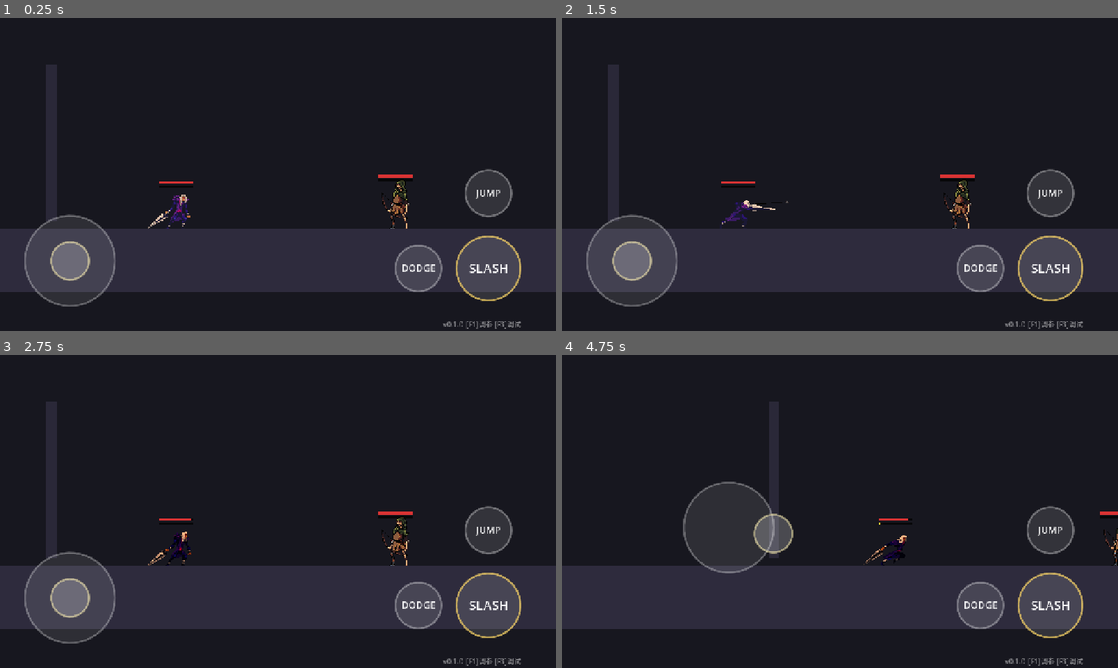
Above: before the commit, frames 1-4 (two rows, left to right).
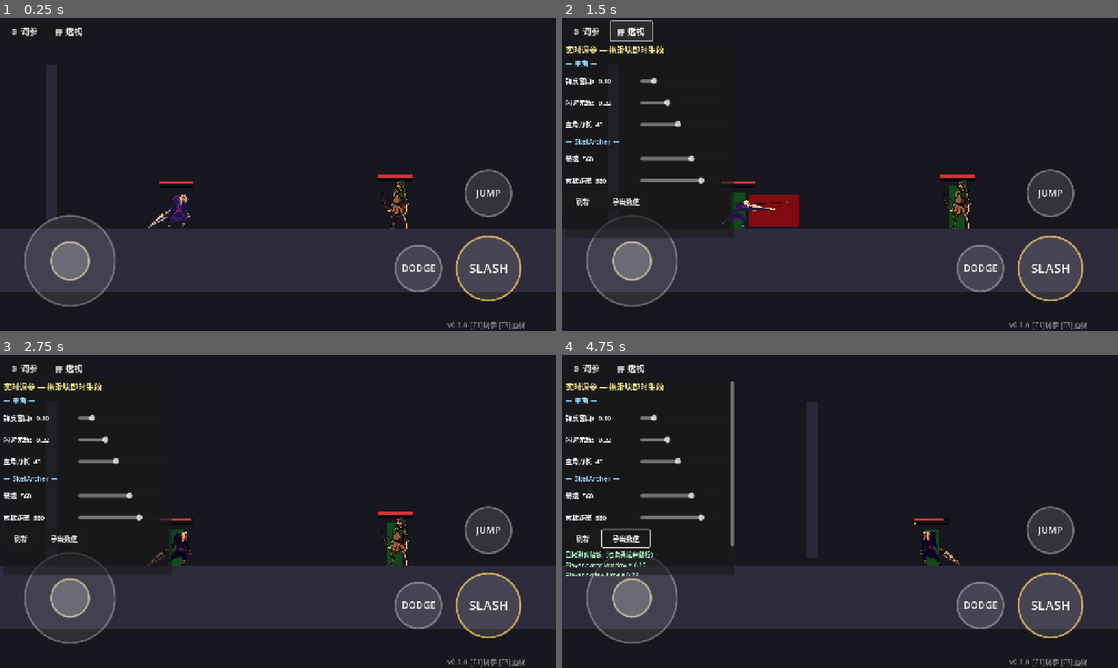
Above: after the commit, the same moments.

Repository: CyberpunkPsychosis/ai-game-engine
Game: Godot game, scene res://scenes/main.tscn
Same seed, same stepped clock (60 frames per second), same inputs: the game is played once before the commit and once after it.
Inputs (mouse positions are in pixels of both pictures, inside the frame that each line leads up to):
- Up to frame 1 (0.25 s): no input
- Up to frame 2 (1.5 s): click (584, 30) at 0.5 s, where only the run after the commit has a clickable "⚙ 调参"; click (628, 30) at 1.25 s, where only the run after the commit has a clickable "▦ 透视"
- Up to frame 3 (2.75 s): click (22, 539) at 2 s, where only the run after the commit has a clickable "刷新"
- Up to frame 4 (4.75 s): click (623, 539) at 2.75 s, where only the run after the commit has a clickable "导出数值"; tap Enter at 3.5 s; drag from (840, 511) to (739, 545) at 3.52 s; drag from (728, 527) to (878, 549) at 4.27 s

The runs differ from the first frame. In frame 1, 0.4% of the frame differs, in the area x 2-95%, y 3-100%; in frame 2, 3.7%; in frame 3, 2.7%; in frame 4, 8.7%, in the area x 0-100%, y 3-100%.

Commit message:
加实时调参工具:⚙面板拖滑块即时改主角/当前怪手感(来源各对象tunables()),▦透视画出所有受击框/攻击框+怪的出手/保持距离+矛判定框预览,导出数值到剪贴板;矛骷髅/弓骷髅/主角参数改为可调var

Diff:
--- a/scripts/autoload/dev_tools.gd
+++ b/scripts/autoload/dev_tools.gd
@@ -1,134 +1,219 @@
 extends Node
-## 开发者工具：调试信息 overlay(F3) + 运行时手感调参面板(F1) + 版本水印。
-## autoload 名: DevTools。每个场景自动可用，按 F1/F3 切换。
-
-# 可在运行时拖动的手感参数（属性名 / 最小 / 最大 / 步进）
-const TUNABLES := [
-	{"prop": "max_speed", "min": 50.0, "max": 700.0, "step": 5.0},
-	{"prop": "acceleration", "min": 200.0, "max": 6000.0, "step": 50.0},
-	{"prop": "friction", "min": 200.0, "max": 6000.0, "step": 50.0},
-	{"prop": "air_acceleration", "min": 200.0, "max": 5000.0, "step": 50.0},
-	{"prop": "jump_velocity", "min": -1400.0, "max": -200.0, "step": 10.0},
-	{"prop": "gravity", "min": 400.0, "max": 5000.0, "step": 50.0},
-	{"prop": "fall_gravity_mult", "min": 1.0, "max": 3.0, "step": 0.05},
-	{"prop": "jump_cut_mult", "min": 0.0, "max": 1.0, "step": 0.05},
-	{"prop": "coyote_time", "min": 0.0, "max": 0.3, "step": 0.01},
-	{"prop": "jump_buffer_time", "min": 0.0, "max": 0.3, "step": 0.01},
-]
+## 实时调参工具（autoload: DevTools）。
+##  · ⚙ 面板：拖滑块实时改主角/当前怪的手感数值（来源 = 各对象的 tunables()）。
+##  · ▦ 透视：画出所有受击框/攻击框 + 怪的出手/保持距离 + 矛判定框预览。
+##  · 导出：把当前数值拷到剪贴板 + 显示出来，方便记下/发我。
+##  · 键盘 F1 开面板 / F3 开透视；手机用左上角两个按钮。
 
 var _layer: CanvasLayer
-var _debug_label: Label
 var _panel: PanelContainer
-var _panel_built := false
-var _value_labels := {}
+var _rows: Array = []          # [{obj, name, slider, vlabel, step}]
+var _readout: Label
+var _debug_on := false
+var _ui_enabled := false
 
 func _ready() -> void:
 	process_mode = Node.PROCESS_MODE_ALWAYS
 	_layer = CanvasLayer.new()
-	_layer.layer = 100
+	_layer.layer = 200
 	add_child(_layer)
 
-	# 调试信息（左上）
-	_debug_label = Label.new()
-	_debug_label.position = Vector2(12, 70)
-	_debug_label.add_theme_color_override("font_color", Color(0.6, 1.0, 0.7))
-	_debug_label.visible = false
-	_layer.add_child(_debug_label)
-
-	# 版本水印（右下，常驻）
+	var args := OS.get_cmdline_user_args()
+	_ui_enabled = OS.has_feature("web") or DisplayServer.is_touchscreen_available() or ("--tune" in args)
+
+	# 版本水印（右下）
 	var ver := Label.new()
-	ver.text = "v%s  [F1]调参 [F3]调试" % ProjectSettings.get_setting("application/config/version", "0.0.0")
+	ver.text = "v%s  [F1]调参 [F3]透视" % ProjectSettings.get_setting("application/config/version", "0.0.0")
 	ver.add_theme_color_override("font_color", Color(1, 1, 1, 0.45))
-	ver.anchor_left = 1.0
-	ver.anchor_top = 1.0
-	ver.anchor_right = 1.0
-	ver.anchor_bottom = 1.0
-	ver.offset_left = -260
-	ver.offset_top = -28
+	ver.set_anchors_preset(Control.PRESET_BOTTOM_RIGHT)
+	ver.offset_left = -250
+	ver.offset_top = -26
 	ver.mouse_filter = Control.MOUSE_FILTER_IGNORE
 	_layer.add_child(ver)
 
+	if _ui_enabled:
+		_make_corner_buttons()
+	if "--tune" in args:
+		_auto_open()      # 预览/截图用：自动开面板+透视
+
+func _auto_open() -> void:
+	await get_tree().create_timer(0.4).timeout
+	if _panel == null:
+		_build_panel()
+	if not _debug_on:
+		_toggle_debug()
+
+func _make_corner_buttons() -> void:
+	var gear := Button.new()
+	gear.text = "⚙ 调参"
+	gear.position = Vector2(8, 8)
+	gear.custom_minimum_size = Vector2(96, 44)
+	gear.add_theme_font_size_override("font_size", 20)
+	gear.pressed.connect(_toggle_panel)
+	_layer.add_child(gear)
+
+	var boxes := Button.new()
+	boxes.text = "▦ 透视"
+	boxes.position = Vector2(112, 8)
+	boxes.custom_minimum_size = Vector2(96, 44)
+	boxes.add_theme_font_size_override("font_size", 20)
+	boxes.pressed.connect(_toggle_debug)
+	_layer.add_child(boxes)
+
 func _input(event: InputEvent) -> void:
 	if event is InputEventKey and event.pressed and not event.echo:
-		if event.keycode == KEY_F3:
-			_debug_label.visible = not _debug_label.visible
-		elif event.keycode == KEY_F1:
+		if event.keycode == KEY_F1:
 			_toggle_panel()
+		elif event.keycode == KEY_F3:
+			_toggle_debug()
 
 func _process(_delta: float) -> void:
-	if not _debug_label.visible:
+	# 透视开着时，持续把 _dbg 铺到所有角色（新出的怪也覆盖到）
+	if _debug_on:
+		for a in _all_actors():
+			a._dbg = true
+
+func _all_actors() -> Array:
+	var out: Array = []
+	var p := get_tree().get_first_node_in_group("player")
+	if p:
+		out.append(p)
+	for e in get_tree().get_nodes_in_group("enemy"):
+		if is_instance_valid(e):
+			out.append(e)
+	return out
+
+func _toggle_debug() -> void:
+	_debug_on = not _debug_on
+	for a in _all_actors():
+		if "_dbg" in a:
+			a._dbg = _debug_on
+			a.queue_redraw()
+
+# ---------------------------------------------------------------- 面板
+func _current_enemy() -> Node:
+	for e in get_tree().get_nodes_in_group("enemy"):
+		if is_instance_valid(e) and e.get("hp") != null and e.hp > 0.0:
+			return e
+	return null
+
+func _toggle_panel() -> void:
+	if _panel and is_instance_valid(_panel):
+		_panel.queue_free()
+		_panel = null
+		_rows.clear()
 		return
-	var lines := ["FPS: %d" % Engine.get_frames_per_second()]
-	var p := _get_player()
-	if p is CharacterBody2D:
-		lines.append("pos: (%d, %d)" % [p.global_position.x, p.global_position.y])
-		lines.append("vel: (%d, %d)" % [p.velocity.x, p.velocity.y])
-		lines.append("on_floor: %s" % str(p.is_on_floor()))
-	lines.append("paused: %s" % str(get_tree().paused))
-	_debug_label.text = "\n".join(lines)
-
-func _get_player() -> Node:
-	return get_tree().get_first_node_in_group("player")
-
-func _toggle_panel() -> void:
-	if not _panel_built:
-		_build_panel()
-	if _panel:
-		_panel.visible = not _panel.visible
-		_refresh_panel_values()
+	_build_panel()
 
 func _build_panel() -> void:
-	var p := _get_player()
-	if p == null:
-		return
 	_panel = PanelContainer.new()
-	_panel.anchor_left = 1.0
-	_panel.anchor_right = 1.0
-	_panel.offset_left = -340
-	_panel.offset_top = 12
-	_panel.offset_right = -12
+	_panel.position = Vector2(8, 60)
+	_panel.custom_minimum_size = Vector2(388, 0)
+	var sc := ScrollContainer.new()
+	sc.custom_minimum_size = Vector2(388, _viewport_h() * 0.62)
+	_panel.add_child(sc)
 	var vbox := VBoxContainer.new()
-	_panel.add_child(vbox)
-	var title := Label.new()
-	title.text = "手感调参 (F1)"
-	vbox.add_child(title)
-
-	for entry in TUNABLES:
-		var prop: String = entry["prop"]
-		if not (prop in p):
+	vbox.add_theme_constant_override("separation", 6)
+	sc.add_child(vbox)
+	_rows.clear()
+
+	_add_title(vbox, "实时调参 — 拖滑块即时生效")
+
+	var pl := get_tree().get_first_node_in_group("player")
+	if pl and pl.has_method("tunables"):
+		_add_section(vbox, "主角", pl)
+
+	var en := _current_enemy()
+	if en and en.has_method("tunables"):
+		_add_section(vbox, _name_of(en), en)
+	else:
+		_add_title(vbox, "(当前没有可调的怪，先让一个怪出场再开)")
+
+	# 操作行
+	var ops := HBoxContainer.new()
+	var refresh := Button.new()
+	refresh.text = "刷新"
+	refresh.custom_minimum_size = Vector2(80, 40)
+	refresh.pressed.connect(func(): _toggle_panel(); _toggle_panel())
+	ops.add_child(refresh)
+	var exp := Button.new()
+	exp.text = "导出数值"
+	exp.custom_minimum_size = Vector2(110, 40)
+	exp.pressed.connect(_export_values)
+	ops.add_child(exp)
+	vbox.add_child(ops)
+
+	_readout = Label.new()
+	_readout.add_theme_font_size_override("font_size", 14)
+	_readout.add_theme_color_override("font_color", Color(0.7, 1.0, 0.8))
+	_readout.autowrap_mode = TextServer.AUTOWRAP_WORD_SMART
+	_readout.custom_minimum_size = Vector2(370, 0)
+	vbox.add_child(_readout)
+
+	_layer.add_child(_panel)
+
+func _add_title(vbox: VBoxContainer, text: String) -> void:
+	var l := Label.new()
+	l.text = text
+	l.add_theme_font_size_override("font_size", 18)
+	l.add_theme_color_override("font_color", Color(1, 0.95, 0.6))
+	vbox.add_child(l)
+
+func _add_section(vbox: VBoxContainer, header: String, obj: Object) -> void:
+	var h := Label.new()
+	h.text = "— %s —" % header
+	h.add_theme_font_size_override("font_size", 16)
+	h.add_theme_color_override("font_color", Color(0.6, 0.85, 1.0))
+	vbox.add_child(h)
+	for entry in obj.call("tunables"):
+		_add_slider(vbox, obj, entry)
+
+func _add_slider(vbox: VBoxContainer, obj: Object, entry: Dictionary) -> void:
+	var prop: String = entry["name"]
+	var step: float = float(entry.get("step", 1.0))
+	var row := HBoxContainer.new()
+	var lbl := Label.new()
+	var cur: float = float(obj.get(prop))
+	lbl.text = "%s  %s" % [entry.get("label", prop), _fmt(cur, step)]
+	lbl.add_theme_font_size_override("font_size", 15)
+	lbl.custom_minimum_size = Vector2(168, 0)
+	row.add_child(lbl)
+	var s := HSlider.new()
+	s.min_value = float(entry["min"])
+	s.max_value = float(entry["max"])
+	s.step = step
+	s.value = cur
+	s.custom_minimum_size = Vector2(200, 44)
+	s.size_flags_horizontal = Control.SIZE_EXPAND_FILL
+	row.add_child(s)
+	vbox.add_child(row)
+	var label_text: String = entry.get("label", prop)
+	s.value_changed.connect(func(v: float):
+		obj.set(prop, v)
+		lbl.text = "%s  %s" % [label_text, _fmt(v, step)])
+	_rows.append({"obj": obj, "name": prop, "label": label_text, "step": step})
+
+func _export_values() -> void:
+	var lines: Array = []
+	for r in _rows:
+		if not is_instance_valid(r["obj"]):
 			continue
-		var row := HBoxContainer.new()
-		var name_label := Label.new()
-		name_label.text = prop
-		name_label.custom_minimum_size = Vector2(150, 0)
-		row.add_child(name_label)
-		var slider := HSlider.new()
-		slider.min_value = entry["min"]
-		slider.max_value = entry["max"]
-		slider.step = entry["step"]
-		slider.value = p.get(prop)
-		slider.custom_minimum_size = Vector2(110, 0)
-		row.add_child(slider)
-		var val_label := Label.new()
-		val_label.text = str(p.get(prop))
-		val_label.custom_minimum_size = Vector2(50, 0)
-		row.add_child(val_label)
-		_value_labels[prop] = val_label
-		slider.value_changed.connect(_on_slider_changed.bind(prop, val_label))
-		vbox.add_child(row)
-
-	_layer.add_child(_panel)
-	_panel_built = true
-
-func _on_slider_changed(value: float, prop: String, val_label: Label) -> void:
-	var p := _get_player()
-	if p != null:
-		p.set(prop, value)
-	val_label.text = "%.2f" % value
-
-func _refresh_panel_values() -> void:
-	var p := _get_player()
-	if p == null:
-		return
-	for prop in _value_labels.keys():
-		_value_labels[prop].text = "%.2f" % float(p.get(prop))
+		lines.append("%s.%s = %s" % [_name_of(r["obj"]), r["name"], _fmt(float(r["obj"].get(r["name"])), r["step"])])
+	var text := "\n".join(lines)
+	DisplayServer.clipboard_set(text)
+	if _readout:
+		_readout.text = "已拷到剪贴板（也发我这串就行）:\n" + text
+
+func _name_of(o: Object) -> String:
+	var scr: Variant = o.get_script()
+	if scr is Script:
+		var n: String = (scr as Script).get_global_name()
+		if n != "":
+			return n
+	return "obj"
+
+func _fmt(v: float, step: float) -> String:
+	return ("%.2f" % v) if step < 1.0 else str(int(round(v)))
+
+func _viewport_h() -> float:
+	return get_viewport().get_visible_rect().size.y
--- a/scripts/player.gd
+++ b/scripts/player.gd
@@ -36,6 +36,13 @@
 	attack_active_to = 3
 	add_to_group("player")
 
+func tunables() -> Array:
+	return [
+		{"name": "parry_window", "label": "弹反窗口s", "min": 0.04, "max": 0.5,  "step": 0.01},
+		{"name": "dodge_time",   "label": "闪避无敌s", "min": 0.1,  "max": 0.5,  "step": 0.01},
+		{"name": "attack_reach", "label": "主角刀长",  "min": 20.0, "max": 80.0, "step": 1.0},
+	]
+
 func _gather_intent(_delta: float) -> void:
 	move_dir = Input.get_axis("move_left", "move_right")
 	want_jump = Input.is_action_just_pressed("jump")
--- a/scripts/skel_archer.gd
+++ b/scripts/skel_archer.gd
@@ -11,9 +11,16 @@
 const SHOOT_MAX := 340.0    # 进入此距离开始射
 const BOW_Y := -48.0        # 弓口高度（相对脚底）
 
+var arrow_speed := 560.0   # 箭速(可调)
 var _shot_fired := false
 var _hopping := false
 var _hop_cd := 0.0
+
+func tunables() -> Array:
+	return [
+		{"name": "arrow_speed", "label": "箭速",     "min": 200.0, "max": 800.0, "step": 10.0},
+		{"name": "aggro_range", "label": "索敌距离", "min": 200.0, "max": 700.0, "step": 10.0},
+	]
 
 func _setup() -> void:
 	team = 1
@@ -127,7 +134,7 @@
 	if pl:
 		target = pl.global_position + Vector2(0.0, -30.0)               # 瞄准玩家躯干
 	var a := Arrow.new()
-	a.setup(target - from, 560.0)   # 箭提速(330->560)，更利落
+	a.setup(target - from, arrow_speed)
 	var scene := get_tree().current_scene
 	if scene:
 		scene.add_child(a)
--- a/scripts/skel_spearman.gd
+++ b/scripts/skel_spearman.gd
@@ -1,39 +1,36 @@
 extends Enemy
 class_name SkelSpearman
-## 长矛骷髅（新机制 · 弹反拼刀进阶）：
-##  · 出矛前有「预警」读招点（黄闪）。
-##  · 单刺：可弹反；打完有「停顿」(惩罚窗口)。弹反成功 → 怪硬直，且激怒。
-##  · 激怒后下一次变「连续三刺」：想全躲只能闪避；格挡只挡当下那一刺，后面照刺；
-##    手稳可连按三次全挡。三刺有霸体——被弹不硬直、不涨架势。放完同样进「停顿」。
+## 长矛骷髅（弹反拼刀进阶）：
+##  · 出矛前有「预警」(持矛后拉+染色)。单刺可弹反，打完有「停顿」(惩罚窗口)。
+##  · 弹反单刺成功 → 怪硬直且激怒 → 下一次「连续三刺」(霸体：弹不打断/不破防；
+##    想全躲只能闪避，或连按三次弹)。三刺放完同样进停顿。
+## 所有手感数值是 var（可被调参工具实时拖动）。
 
 const A := "res://art/spearman/"
 
 # 状态机
-const ST_IDLE := 0      # 站位
-const ST_TELE := 1      # 出矛预警(读招点)
-const ST_THRUST := 2    # 刺击中 / 等动画收尾(连段在此推进)
-const ST_PAUSE := 3     # 收招停顿 = 惩罚窗口
+const ST_IDLE := 0
+const ST_TELE := 1
+const ST_THRUST := 2
+const ST_PAUSE := 3
 
-const STRIKE := 58.0    # 只在矛真够得到的距离才出手(矛尖≈52，别从够不到的地方乱戳)
-const KEEP := 36.0      # 近于此 → 后撤拉开(怕贴身)
-const TELE_T := 0.8     # 单刺预警时长(持矛后拉摆明了再刺)
-const TELE_COMBO_T := 0.62  # 三连预警时长
-const PAUSE_T := 1.2    # 收招停顿(给你打的窗口)
-const GAP_T := 0.16     # 三连里两刺之间的间隔
-
-# 一记突刺：攻击框贴着"真正扎出来的矛"(矛尖≈+52，框前沿+60，留一点容错好弹反)
-const THRUST := {
-	"anim": "attack", "reach": 35.0, "size": Vector2(50, 22), "from": 2, "to": 3,
-	"dmg": 11.0, "posture": 16.0,
-}
+# ── 可调参数(调参工具拖动) ──
+var strike_range := 58.0    # 只在矛够得到的距离才出手
+var keep_range := 36.0      # 近于此 → 后撤(怕贴身)
+var thrust_reach := 35.0    # 矛判定框前伸(矛尖≈52)
+var thrust_width := 50.0    # 矛判定框长度
+var tele_dur := 0.8         # 单刺预警时长
+var tele_combo_dur := 0.62  # 三连预警时长
+var pause_dur := 1.2        # 收招停顿(惩罚窗口)
+var gap_dur := 0.16         # 三连里两刺间隔
 
 var _st := ST_IDLE
 var _tele_t := 0.0
 var _pause_t := 0.0
 var _gap_t := 0.0
-var _pending := 0          # 当前这次出手还剩几刺(单刺=1，三连=3)
-var _in_combo := false     # 正在三连(霸体：弹反不打断/不涨架势)
-var _enrage := false       # 弹反过单刺 → 下次出三连
+var _pending := 0
+var _in_combo := false
+var _enrage := false
 
 func _setup() -> void:
 	team = 1
@@ -55,6 +52,19 @@
 		}, CELL)
 	add_to_group("enemy")
 
+# 调参工具读这个：每项 = 一个可拖动的属性
+func tunables() -> Array:
+	return [
+		{"name": "strike_range",  "label": "出手距离",   "min": 30.0, "max": 140.0, "step": 1.0},
+		{"name": "keep_range",    "label": "保持距离",   "min": 0.0,  "max": 80.0,  "step": 1.0},
+		{"name": "thrust_reach",  "label": "矛框前伸",   "min": 10.0, "max": 90.0,  "step": 1.0},
+		{"name": "thrust_width",  "label": "矛框长度",   "min": 20.0, "max": 120.0, "step": 1.0},
+		{"name": "tele_dur",      "label": "单刺预警s",  "min": 0.2,  "max": 1.5,   "step": 0.02},
+		{"name": "tele_combo_dur","label": "三连预警s",  "min": 0.2,  "max": 1.5,   "step": 0.02},
+		{"name": "pause_dur",     "label": "收招停顿s",  "min": 0.3,  "max": 2.5,   "step": 0.05},
+		{"name": "gap_dur",       "label": "三连间隔s",  "min": 0.05, "max": 0.5,   "step": 0.01},
+	]
+
 func _gather_intent(delta: float) -> void:
 	if _base_speed < 0.0:
 		_base_speed = speed
@@ -70,35 +80,33 @@
 	var dist := absf(dx)
 
 	if attacking:
-		return                       # 出矛中：锁住，等动画收尾
+		return
 	facing = 1 if dx >= 0.0 else -1
 	move_dir = 0.0
 
 	match _st:
 		ST_IDLE:
-			if dist > STRIKE:
-				move_dir = signf(dx)         # 太远 → 逼近
-			elif dist < KEEP:
-				move_dir = -signf(dx)        # 太近 → 后撤(怕贴身)
+			if dist > strike_range:
+				move_dir = signf(dx)
+			elif dist < keep_range:
+				move_dir = -signf(dx)
 			elif _cd <= 0.0 and _slot_free():
 				_begin_windup()
 		ST_TELE:
 			if _tele_t <= 0.0:
 				if sprite:
-					sprite.modulate = Color.WHITE      # 收掉预警染色
+					sprite.modulate = Color.WHITE
 				_fire_thrust()
 				_st = ST_THRUST
 		ST_THRUST:
-			# 走到这=上一刺动画已收尾
 			if _pending > 0:
 				if _gap_t <= 0.0:
-					_fire_thrust()           # 连段：补下一刺
+					_fire_thrust()
 			else:
 				_in_combo = false
 				_st = ST_PAUSE
-				_pause_t = PAUSE_T
+				_pause_t = pause_dur
 		ST_PAUSE:
-			# 站定挨打的惩罚窗口
 			if _pause_t <= 0.0:
 				_st = ST_IDLE
 				_cd = 0.3
@@ -109,17 +117,16 @@
 		_enrage = false
 		_pending = 3
 		_in_combo = true
-		_tele_t = TELE_COMBO_T
+		_tele_t = tele_combo_dur
 		if sprite:
-			sprite.modulate = Color(1.0, 0.5, 0.2)    # 橙=三连预警(更凶)
+			sprite.modulate = Color(1.0, 0.5, 0.2)
 	else:
 		_pending = 1
 		_in_combo = false
-		_tele_t = TELE_T
+		_tele_t = tele_dur
 		if sprite:
-			sprite.modulate = Color(1.0, 0.85, 0.35)  # 黄=单刺预警
+			sprite.modulate = Color(1.0, 0.85, 0.35)
 
-# 预警期间定住"持矛后拉"的预备姿势(attack 第0帧)，把要刺的方向/时机摆明白
 func _update_anim() -> void:
 	if _st == ST_TELE and sprite and sprite.sprite_frames:
 		if sprite.animation != "attack":
@@ -130,11 +137,13 @@
 	super._update_anim()
 
 func _fire_thrust() -> void:
-	start_attack(THRUST)
+	start_attack({
+		"anim": "attack", "reach": thrust_reach, "size": Vector2(thrust_width, 22),
+		"from": 2, "to": 3, "dmg": 11.0, "posture": 16.0,
+	})
 	_pending -= 1
-	_gap_t = GAP_T
+	_gap_t = gap_dur
 
-## 被弹反：单刺 → 硬直+激怒(下次三连)；三连 → 霸体，不硬直、不被打断
 func flinch(push_dir: float) -> void:
 	if _in_combo:
 		return
@@ -145,8 +154,21 @@
 	_pending = 0
 	_st = ST_IDLE
 
-## 三连霸体期间：弹反/格挡不给它涨架势(=不会破防硬直)
 func _add_posture(amount: float) -> void:
 	if _in_combo and amount > 0.0:
 		return
 	super._add_posture(amount)
+
+# 调参可视化：画出手/保持距离线 + 矛判定框预览
+func _draw() -> void:
+	super._draw()
+	if not _dbg:
+		return
+	var c_strike := Color(1.0, 0.8, 0.2, 0.55)
+	var c_keep := Color(0.4, 0.7, 1.0, 0.5)
+	for s in [1.0, -1.0]:
+		draw_line(Vector2(strike_range * s, 4), Vector2(strike_range * s, -80), c_strike, 1.5)
+		draw_line(Vector2(keep_range * s, 4), Vector2(keep_range * s, -66), c_keep, 1.5)
+	var cx := float(facing) * thrust_reach
+	var cy := -body_size.y * 0.5
+	draw_rect(Rect2(cx - thrust_width * 0.5, cy - 11, thrust_width, 22), Color(1.0, 0.3, 0.3, 0.22))
